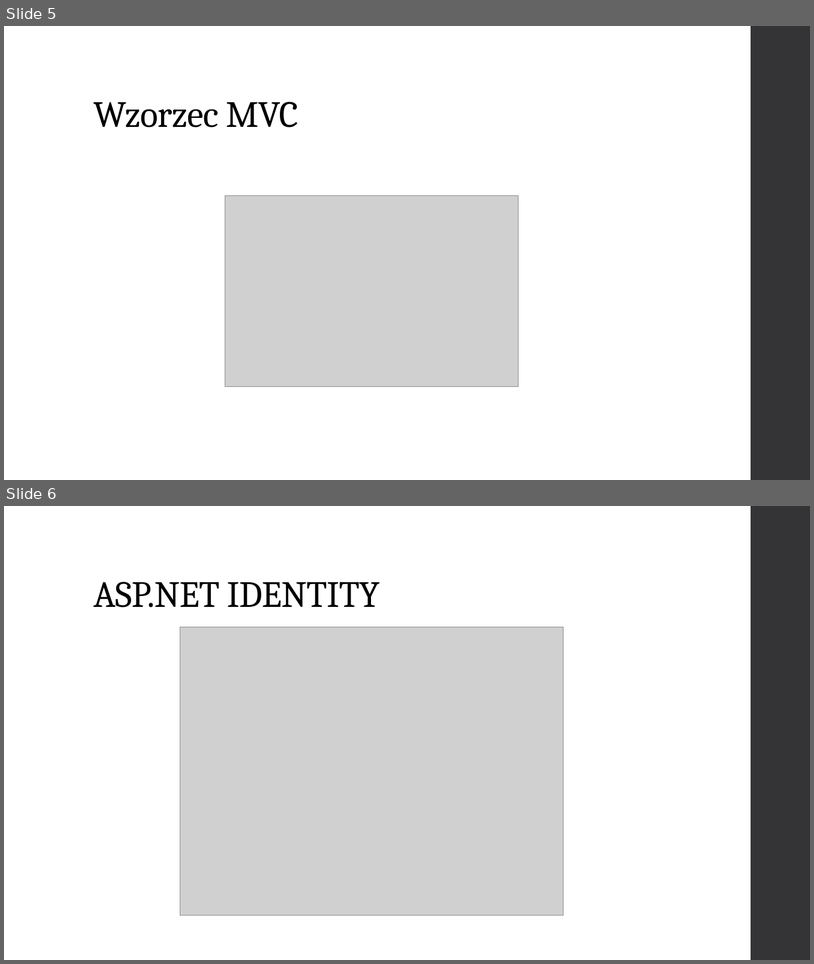
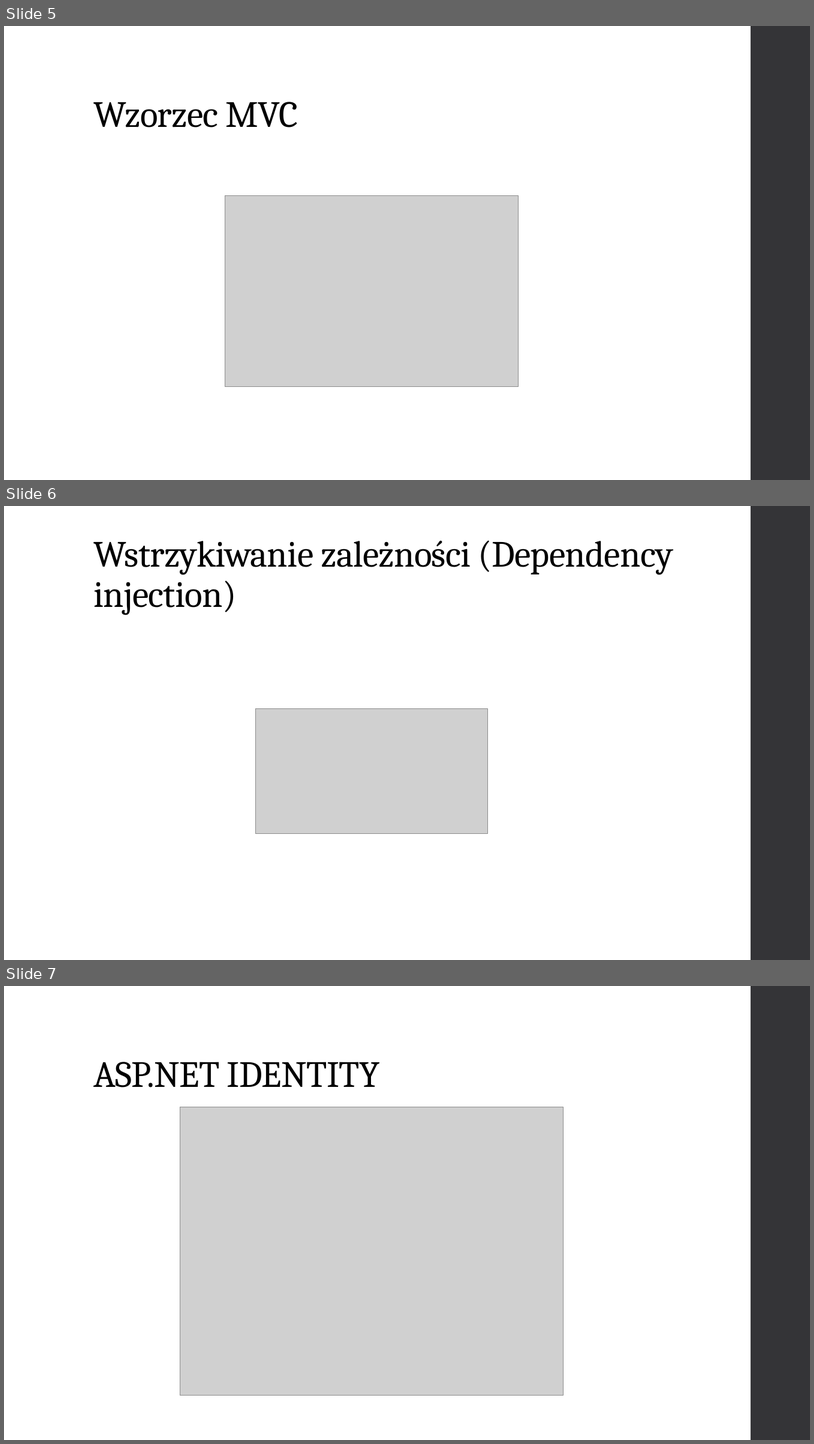
Before and after one commit to mrzewnicki/Pandronka, a slide deck: Dokumentacja/Prezentacja.pptx. Shown one above the other, each under a label of ours: slides 5 and 6 before the commit, slides 5, 6 and 7 after it. The pictures are 814x964 and 814x1444 pixels, drawn with LibreOffice and Linux fonts; fonts in the diff are those of the drawing; grey boxes stand for pictures. Boxes give left, top, right and bottom in pixels: in the first picture for what was removed or moved away, otherwise in the second. Text is boxed around its words. In the diff, an @@ line names an element or a change of style, - is before the commit and + after.

Commit message:
Prezentacja - czesc dotyczaca analizy i architekturyv2

```diff
--- a/Dokumentacja/Prezentacja.pptx
+++ b/Dokumentacja/Prezentacja.pptx
@@ slide 6 added at [4,506,810,960], background #FFFFFF; not listed: 1 template element that a slide beside it also shows @@
@@ title added at [93,540,674,615], 44 pt, text #000000 @@
+Wstrzykiwanie zależności (Dependency injection)
@@ picture added at [255,709,488,833] @@
@@ what was slide 6 is now slide 7 @@
```
